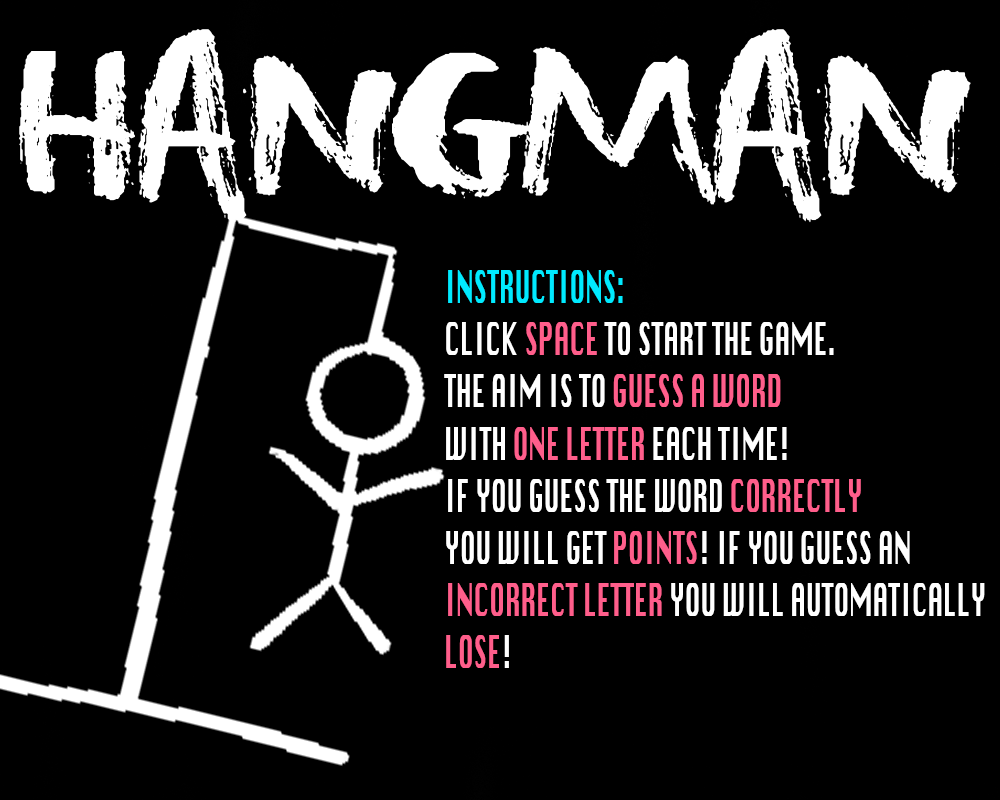
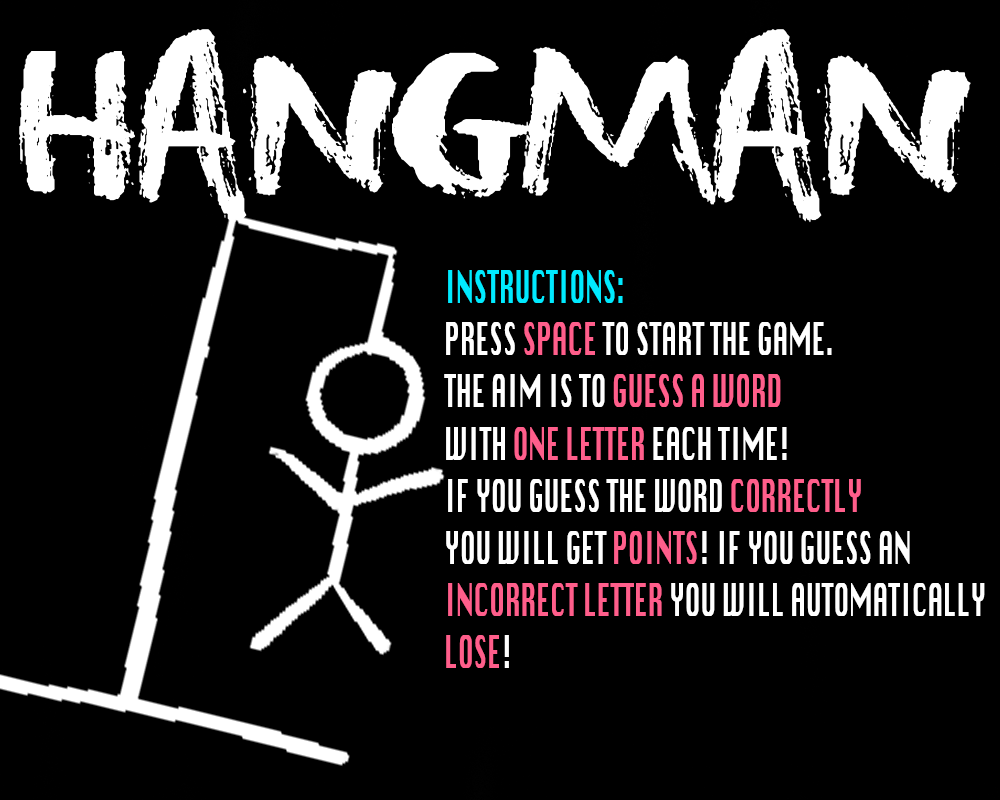
Layers edited between the first and the second w=1000, h=800 image:
renamed "INSTRUCTIONS: CLICK SPACE TO START THE GAME. THE AIM IS TO G" to "INSTRUCTIONS: PRESS SPACE TO START THE GAME. THE AIM IS TO G", painted on it over [446, 322, 834, 355]
